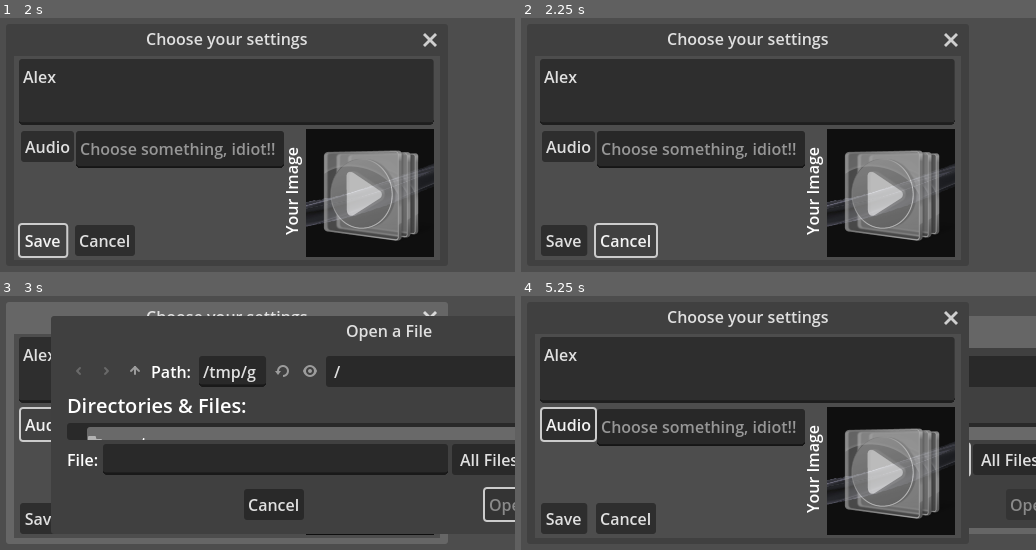
Above: before the commit, frames 1-4 (two rows, left to right).
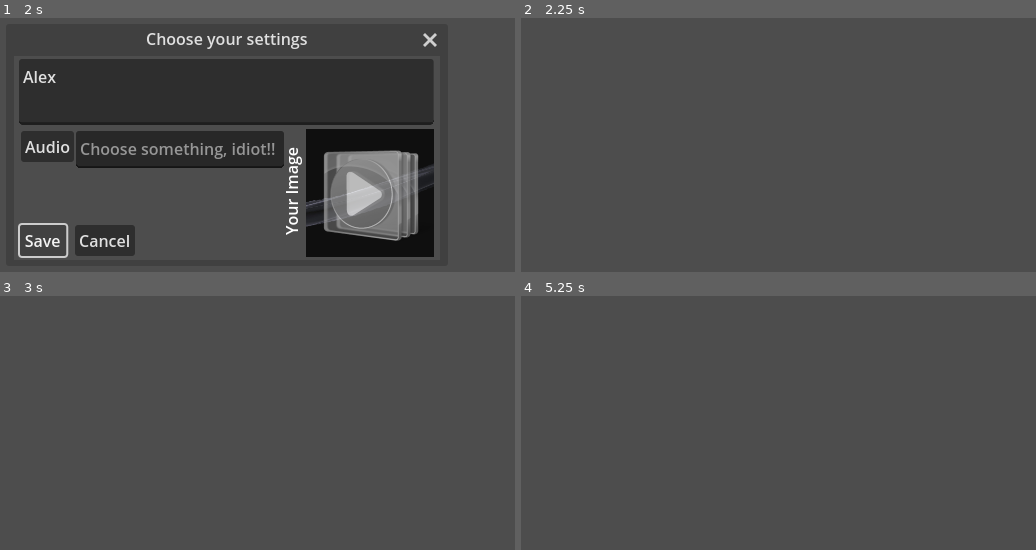
Above: after the commit, the same moments.

Repository: Pacomatic1/Pacos_Simple_GD_Soundboard
Game: Godot game, scene res://assets/scenes/audiocustomizewindow/audiocustomizewindow.tscn
Two runs of this game, one before a commit and one after it. Both use one fixed random seed, a clock stepped at 60 frames per second and the inputs below. Before the commit the project has no main scene; this scene is started directly in both runs.
Inputs (mouse positions are in pixels of both pictures, inside the frame that each line leads up to):
- Up to frame 1 (2 s): click (226, 91) at 0.52 s; type "Alex" at 0.6 s; click "Save" at 1.25 s
- Up to frame 2 (2.25 s): click "Cancel" at 2 s
- Up to frame 3 (3 s): click (46, 423) at 2.75 s, where only the run before the commit has a clickable "Audio"
- Up to frame 4 (5.25 s): click (891, 471) at 3.52 s; click (567, 423) at 4.25 s, where only the run before the commit has a clickable "Audio"; click (891, 471) at 5.02 s

Frame 1 is identical in both runs. In frame 2, 42% of the frame differs, in the area x 3-85%, y 5-95%; in frame 3, 36%; in frame 4, 49%, in the area x 3-100%, y 5-95%.

Commit message:
Cancel and Image functions are added.
The cancel thingy for the audio selector as been added, and the image selector was fixed.

Diff:
--- a/assets/scenes/audiocustomizewindow/audiocustomizewindow.gd
+++ b/assets/scenes/audiocustomizewindow/audiocustomizewindow.gd
@@ -1,14 +1,12 @@
 extends Window
-var audio_file_dialog = preload("res://assets/scenes/audiocustomizewindow/filedialogs/audio_dialog/audio_dialog.tscn")
-var image_file_dialog = preload("res://assets/scenes/audiocustomizewindow/filedialogs/image_dialog/image_dialog.tscn")
+func _ready():
+	self.close_requested.connect(when_window_closed)
+# This stuff is for selectning an audio file.
+var audio_file_dialog = load("res://assets/scenes/audiocustomizewindow/filedialogs/audio_dialog/audio_dialog.tscn")
 var audio_file_path
-var image_file_path
-
-
-
-# This stuff is for selectning an audio file.
 func when_audiosel_button_pressed():
 	add_child(audio_file_dialog.instantiate())
+	$"AudioDialog".add_filter("*.ogg, *.wav, *.mp3","Audio Files")
 	$"AudioDialog".file_selected.connect(when_audio_file_selected)
 func when_audio_file_selected(path_for_audio):
 	audio_file_path = path_for_audio
@@ -16,10 +14,28 @@
 
 
 # This stuff is for selecting an image file.
-# This stuff is for selectning an audio file.
+var image_file_dialog = load("res://assets/scenes/audiocustomizewindow/filedialogs/image_dialog/image_dialog.tscn")
+var image_file_path
+var image_which_was_selected = Image.new()
 func when_imgsel_button_pressed():
 	add_child(image_file_dialog.instantiate())
+	$"ImageDialog".add_filter("*.tga, *.hdr, *.webp, *.jpeg, *.jpg, *.png","Images")
 	$"ImageDialog".file_selected.connect(when_image_file_selected)
 func when_image_file_selected(path_for_image):
 	image_file_path = path_for_image
-	$Node/Image/TextureButton.texture_normal = image_file_path.file
+	image_which_was_selected.load(image_file_path)
+	$Node/Image/TextureButton.texture_normal = ImageTexture.create_from_image(image_which_was_selected) # Now you have a preview of the new image
+
+
+
+# This happens when you click save.
+func when_settings_saved():
+	print("Saving sound...")
+	print("Save complete.")
+
+# This happens when you cancel or close the window.
+func when_window_closed(): _on_cancel_pressed() # I could link the signal directly to when_cancel_pressed, but who knows, maybe I might want to do something extra.
+func _on_cancel_pressed():
+	print("Cancelling sound...")
+	print('Cancelling complete.')
+	self.queue_free()
--- a/assets/scenes/audiocustomizewindow/audiocustomizewindow.tscn
+++ b/assets/scenes/audiocustomizewindow/audiocustomizewindow.tscn
@@ -20,7 +20,7 @@
 offset_right = 40.0
 offset_bottom = 110.0
 
-[node name="Button2" type="Button" parent="Node/OK and Cancel"]
+[node name="save" type="Button" parent="Node/OK and Cancel"]
 layout_mode = 0
 offset_left = 6.185
 offset_top = 98.695
@@ -29,7 +29,7 @@
 text = "Save
 "
 
-[node name="Button" type="Button" parent="Node/OK and Cancel"]
+[node name="cancel" type="Button" parent="Node/OK and Cancel"]
 layout_mode = 0
 offset_left = 61.196
 offset_top = 99.21
@@ -57,6 +57,7 @@
 text = "Audio"
 
 [node name="TextEdit" type="TextEdit" parent="Node/Audio"]
+layout_mode = 0
 offset_left = 52.669
 offset_top = -11.36
 offset_right = 260.669
@@ -109,5 +110,7 @@
 offset_bottom = 68.985
 placeholder_text = "Give it a name, chucklenuts."
 
+[connection signal="pressed" from="Node/OK and Cancel/save" to="." method="when_settings_saved"]
+[connection signal="pressed" from="Node/OK and Cancel/cancel" to="." method="_on_cancel_pressed"]
 [connection signal="pressed" from="Node/Audio/Button" to="." method="when_audiosel_button_pressed"]
 [connection signal="pressed" from="Node/Image/TextureButton" to="." method="when_imgsel_button_pressed"]
--- a/assets/scenes/misc/audioplayermodule.gd
+++ b/assets/scenes/misc/audioplayermodule.gd
@@ -1,4 +1,6 @@
 extends AudioStreamPlayer
-func PlayAudioFile(pathtofile): #Call this function, with whatever path you desire. Then it will do the thing.
+func PlayAudioFile(pathtofile):
+	# Call this function, with whatever path you desire. Then it will do the thing.
+	# By the way, the path can come from anywhere, like the root of the drive. Yay!
 	self.stream = load(pathtofile)
 	self.play()
--- a/project.godot
+++ b/project.godot
@@ -11,6 +11,7 @@
 [application]
 
 config/name="Hand-Made Soundboard"
+run/main_scene="res://assets/scenes/playloadwindow/playaudiowindow.tscn"
 config/features=PackedStringArray("4.1", "GL Compatibility")
 run/low_processor_mode=true
 config/icon="res://icon.svg"
